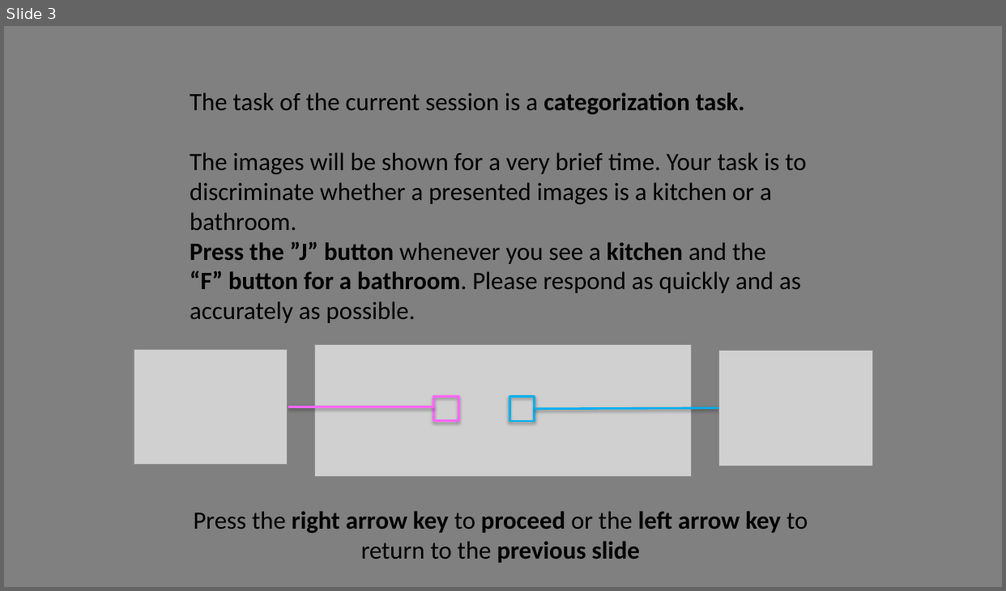
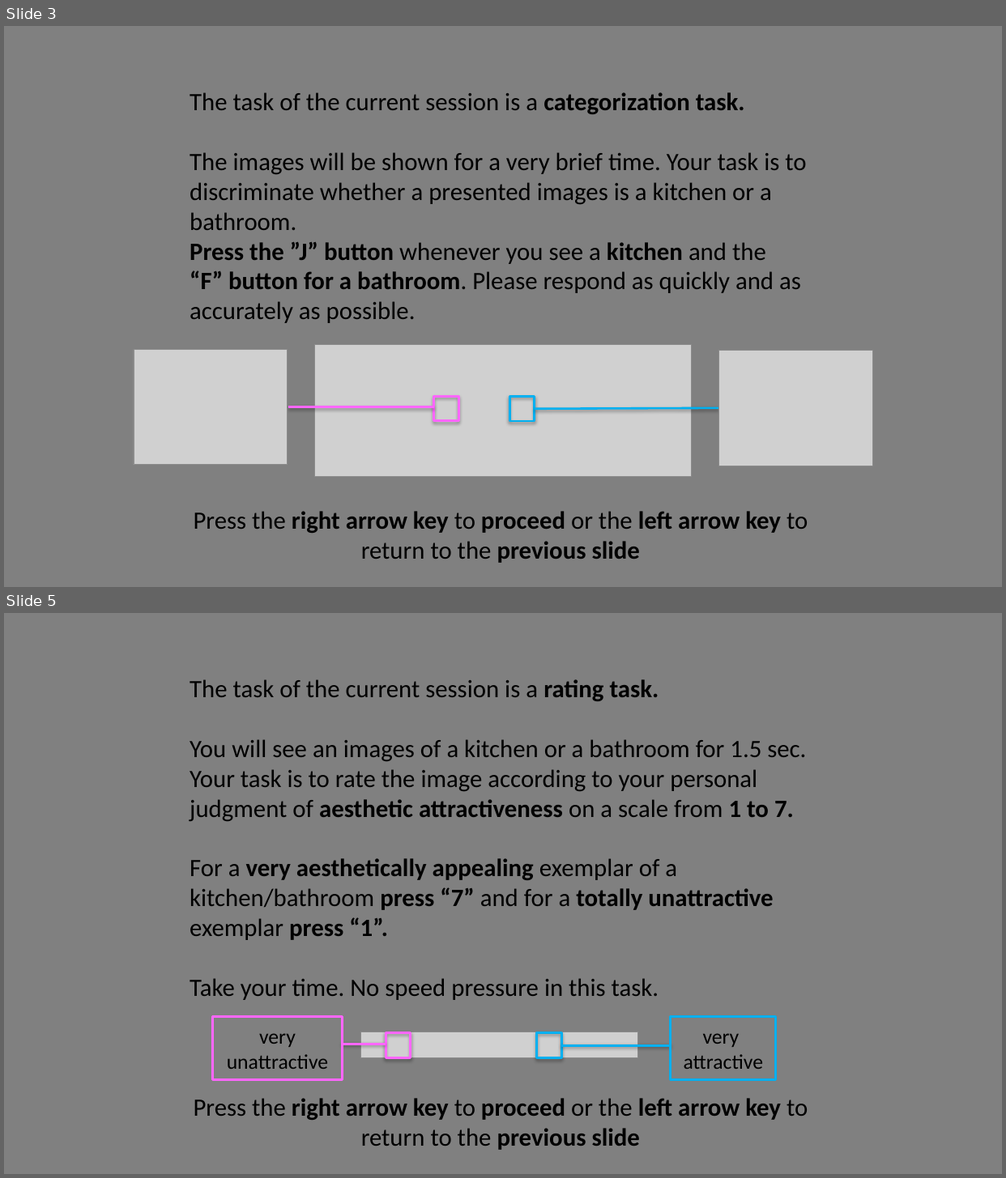
Before and after one commit to michaengeser/pep_wp4, a slide deck: instructions/Instructions.pptx. Shown one above the other, each under a label of ours: slide 3 before the commit, slides 3 and 5 after it; the slides between them are not shown. The pictures are 1006x591 and 1006x1178 pixels, drawn with LibreOffice and Linux fonts; fonts in the diff are those of the drawing; grey boxes stand for pictures. Boxes give left, top, right and bottom in pixels: in the first picture for what was removed or moved away, otherwise in the second. Text is boxed around its words. In the diff, an @@ line names an element or a change of style, - is before the commit and + after.

```diff
--- a/instructions/Instructions.pptx
+++ b/instructions/Instructions.pptx
@@ slide 5 added at (4,613,1002,1174), background #808080 @@
@@ text added at (189,679,808,1150), 24 pt, text #000000 @@
+The task of the current session is a rating task.
+You will see an images of a kitchen or a bathroom for 1.5 sec. Your task is to rate the image according to your personal judgment of aesthetic attractiveness on a scale from 1 to 7.
+For a very aesthetically appealing exemplar of a kitchen/bathroom press “7” and for a totally unattractive exemplar press “1”.
+Take your time. No speed pressure in this task.
+Press the right arrow key to proceed or the left arrow key to return to the previous slide
@@ rectangle added at (213,1017,342,1080), outline #FF66FF 2.25 pt, 20 pt, text #000000 @@
+very unattractive
@@ rectangle added at (671,1017,777,1080), outline #00B0F0 2.25 pt, 20 pt, text #000000 @@
+very
+attractive
@@ line added from (342, 1044) to (386, 1044), #FF66FF 2 pt @@
@@ picture added at (361,1033,638,1059) @@
@@ rectangle added at (386,1033,411,1059), outline #FF66FF 2.25 pt @@
@@ rectangle added at (537,1033,562,1059), outline #00B0F0 2.25 pt @@
@@ line added from (562, 1046) to (671, 1046), #00B0F0 2 pt @@
```
Also in this commit, not shown: 2 slides changed, 3 other slides added, 7 slides removed, 14 other files.
